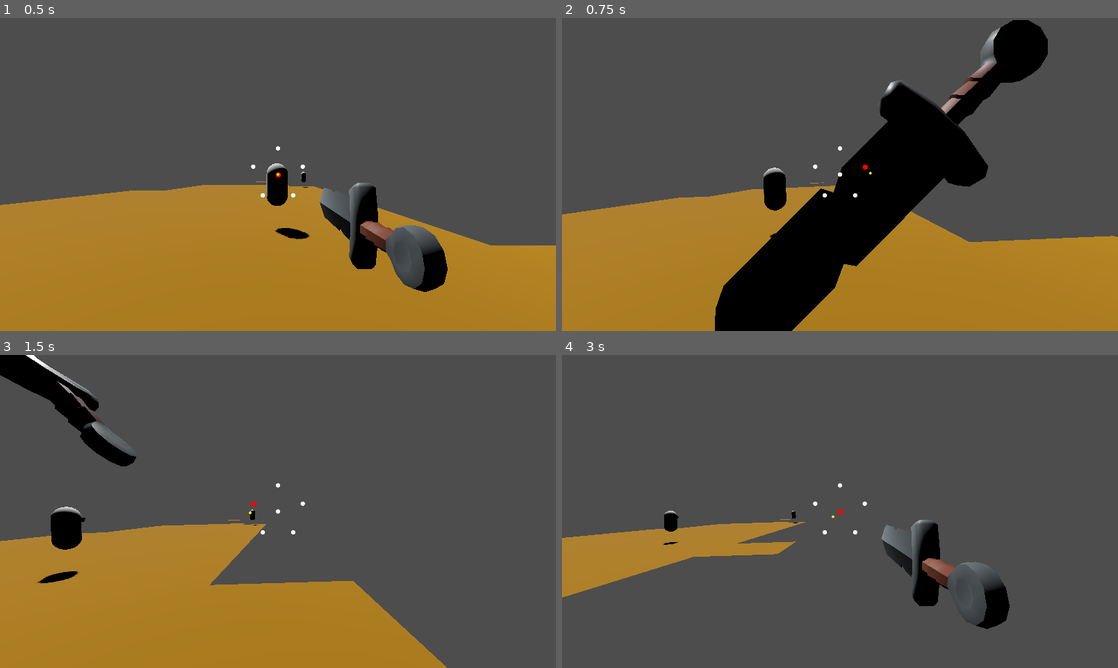
Above: before the commit, frames 1-4 (two rows, left to right).
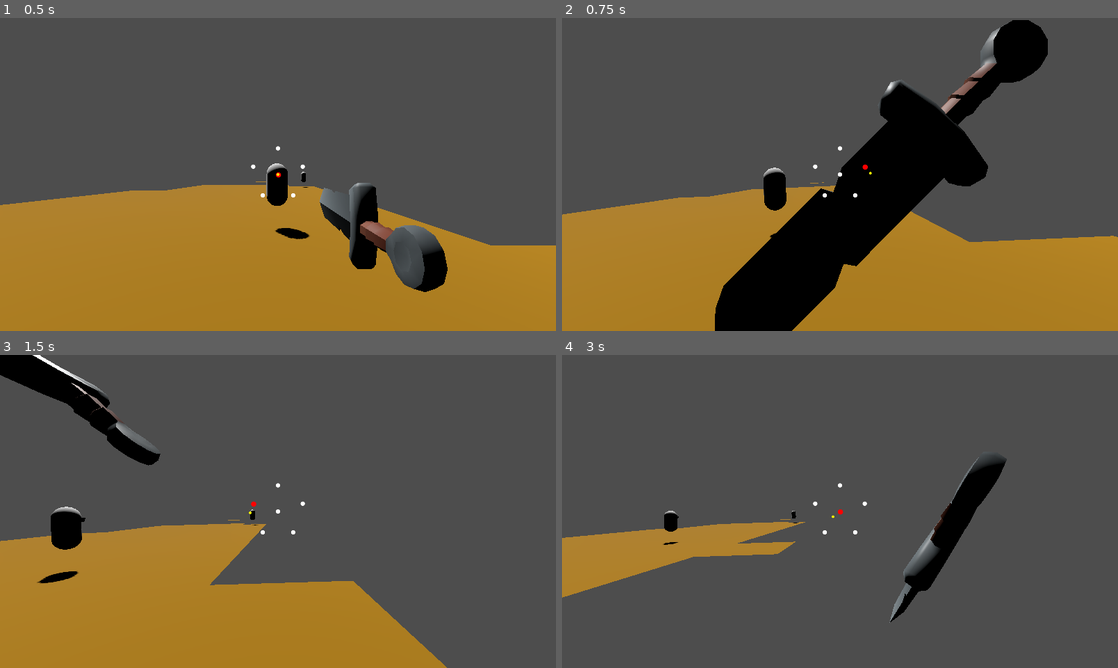
Above: after the commit, the same moments.

Repository: MendelDdS/pdc-godot
Game: Godot game, scene res://scenes/main.tscn
Same seed, same stepped clock (60 frames per second), same inputs: the game is played once before the commit and once after it.
Inputs (mouse positions are in pixels of both pictures, inside the frame that each line leads up to):
- Up to frame 1 (0.5 s): no input
- Up to frame 2 (0.75 s): tap Enter at 0.5 s; move the mouse to (867, 174) at 0.52 s; hold D (Right strafe) from 0.53 s (still down); hold Right mouse button (Item Passive) from 0.53 s (still down)
- Up to frame 3 (1.5 s): move the mouse to (250, 511) at 1.27 s; release D (Right strafe) at 1.28 s; release Right mouse button (Item Passive) at 1.28 s; hold Down (Back) from 1.28 s (still down); tap Up (Foward) at 1.35 s
- Up to frame 4 (3 s): right-click (812, 511) at 1.55 s; move the mouse to (851, 505) at 2.02 s; release Down (Back) at 2.03 s; hold Right mouse button (Item Passive) 2.03-2.78 s; hold D (Right strafe) from 2.03 s (still down); click (851, 505) at 2.1 s; move the mouse to (834, 517) at 2.77 s; right-click (834, 517) at 2.85 s

Frame 1 is identical in both runs. In frame 2, less than 0.1% of the frame differs, in the area x 27-87%, y 0-96%; in frame 3, 2.3%; in frame 4, 4.0%, in the area x 57-81%, y 32-88%.

Commit message:
fix(#0000): implement perfect defense

Diff:
--- a/scenes/actors/enemies/enemy.gd
+++ b/scenes/actors/enemies/enemy.gd
@@ -1,11 +1,12 @@
 extends CharacterBody3D
 class_name Enemy
 
-enum State { IDLE, ATTACK, DEAD }
+enum State { IDLE, ATTACK, STUNNED, DEAD }
 
 @export var attack_damage: int = 10
 @export var attack_windup: float = 0.35
 @export var attack_cooldown: float = 1.0
+@export var stun_duration: float = 1.4
 
 @onready var health_component: HealthComponent = $HealthComponent
 @onready var body: MeshInstance3D = $EnemyBody
@@ -18,6 +19,7 @@
 var base_body_color: Color = Color(1.0, 1.0, 1.0, 1.0)
 var attack_has_hit: bool = false
 var attack_target_cell: Vector2i
+var stun_timer: float = 0.0
 
 func _ready() -> void:
 	add_to_group("enemies")
@@ -45,6 +47,8 @@
 				_start_attack()
 		State.ATTACK:
 			_process_attack(delta)
+		State.STUNNED:
+			_process_stunned(delta)
 
 func _start_attack() -> void:
 	state = State.ATTACK
@@ -68,9 +72,26 @@
 		return
 
 	if player.is_blocking():
-		player.play_block_impact_feedback()
+		if player.is_perfect_blocking():
+			player.play_perfect_block_impact_feedback()
+			stun(stun_duration)
+		else:
+			player.play_block_impact_feedback()
 	else:
 		player.health_component.take_damage(attack_damage)
+
+func stun(duration: float) -> void:
+	state = State.STUNNED
+	stun_timer = duration
+	cooldown_timer = attack_cooldown
+	_play_stun_feedback()
+
+func _process_stunned(delta: float) -> void:
+	stun_timer -= delta
+	if stun_timer <= 0.0:
+		body.rotation_degrees = Vector3.ZERO
+		state = State.IDLE
+		cooldown_timer = attack_cooldown
 
 func _is_player_in_front_tile() -> bool:
 	return _get_front_cell() == _world_to_cell(player.global_position)
@@ -105,6 +126,14 @@
 	var tween := create_tween()
 	tween.tween_property(body_material, "albedo_color", base_body_color, 0.18)
 
+func _play_stun_feedback() -> void:
+	var tween := create_tween()
+	tween.set_loops(4)
+	tween.set_trans(Tween.TRANS_SINE).set_ease(Tween.EASE_IN_OUT)
+	tween.tween_property(body, "rotation_degrees", Vector3(0.0, 0.0, 7.0), 0.12)
+	tween.tween_property(body, "rotation_degrees", Vector3(0.0, 0.0, -7.0), 0.12)
+	tween.tween_property(body, "rotation_degrees", Vector3.ZERO, 0.08)
+
 func _world_to_cell(world_pos: Vector3) -> Vector2i:
 	return Vector2i(
 		floori(world_pos.x / Constants.TILE_SIZE),
--- a/scenes/actors/player/player.gd
+++ b/scenes/actors/player/player.gd
@@ -9,10 +9,14 @@
 const HEAD_BOB_AMP: float = 0.08
 const TILT_AMOUNT: float = 2.5
 const STANCE_TRANSITION_DURATION: float = 0.22
+const DEFENSE_TRANSITION_SPEED: float = 28.0
 const STANCE_ROTATE_SPEED: float = 12.0
 const STANCE_ARC_HEIGHT: float = 0.28
 const BOTTOM_CROSS_TRANSITION_DURATION: float = 0.45
 const BOTTOM_CROSS_ARC_HEIGHT: float = 0.85
+const PERFECT_BLOCK_WINDOW: float = 0.22
+const DEFENSE_READY_DISTANCE: float = 0.04
+const DEFENSE_READY_ROT_DOT: float = 0.995
 
 const SWORD_SCENE = preload("res://scenes/actors/items/simple_sword.tscn")
 const STANCES = {
@@ -49,6 +53,9 @@
 var target_stance_rot: Vector3 = STANCES[0]["rot"]
 var is_attacking: bool = false
 var is_defending: bool = false
+var block_started_msec: int = -100000
+var block_ready_msec: int = -100000
+var defense_pose_ready: bool = false
 var can_attack: bool = true
 var stance_transitioning: bool = false
 var stance_from_index: int = 0
@@ -93,13 +100,27 @@
 		_toggle_mouse_capture()
 
 func handle_combat_input() -> void:
+	if Input.is_action_just_pressed("Item Passive"):
+		block_started_msec = Time.get_ticks_msec()
+		block_ready_msec = -100000
+		defense_pose_ready = false
+
 	is_defending = Input.is_action_pressed("Item Passive")
+	if not is_defending:
+		defense_pose_ready = false
 
 	if Input.is_action_just_pressed("Item Action") and can_attack and not is_defending:
 		perform_attack()
 
 func is_blocking() -> bool:
 	return is_defending
+
+func is_perfect_blocking() -> bool:
+	if not is_defending or not defense_pose_ready:
+		return false
+
+	var elapsed := float(Time.get_ticks_msec() - block_ready_msec) / 1000.0
+	return elapsed <= PERFECT_BLOCK_WINDOW
 
 func play_block_impact_feedback() -> void:
 	var original_pos := weapon_pivot.position
@@ -122,6 +143,20 @@
 	tween.tween_property(weapon_pivot, "position", original_pos, 0.13).set_trans(Tween.TRANS_SINE).set_ease(Tween.EASE_OUT)
 	tween.parallel().tween_property(weapon_pivot, "quaternion", original_quat, 0.13).set_trans(Tween.TRANS_SINE).set_ease(Tween.EASE_OUT)
 
+func play_perfect_block_impact_feedback() -> void:
+	var original_pos := weapon_pivot.position
+	var original_quat := weapon_pivot.quaternion
+	var tween := create_tween()
+	tween.set_trans(Tween.TRANS_SINE).set_ease(Tween.EASE_IN_OUT)
+	tween.tween_property(weapon_pivot, "position", original_pos + Vector3(0.03, 0.01, 0.08), 0.025)
+	tween.parallel().tween_property(weapon_pivot, "quaternion", original_quat * _local_quat(Vector3(-4.0, 0.0, 8.0)), 0.025)
+	tween.tween_property(weapon_pivot, "position", original_pos + Vector3(-0.03, -0.01, 0.06), 0.025)
+	tween.parallel().tween_property(weapon_pivot, "quaternion", original_quat * _local_quat(Vector3(4.0, 0.0, -8.0)), 0.025)
+	tween.tween_property(weapon_pivot, "position", original_pos + Vector3(0.02, 0.02, 0.04), 0.025)
+	tween.parallel().tween_property(weapon_pivot, "quaternion", original_quat * _local_quat(Vector3(-2.0, 0.0, 5.0)), 0.025)
+	tween.tween_property(weapon_pivot, "position", original_pos, 0.06)
+	tween.parallel().tween_property(weapon_pivot, "quaternion", original_quat, 0.06)
+
 func _update_attack_recovery(delta: float) -> void:
 	if not attack_recovering:
 		return
@@ -140,6 +175,8 @@
 	if is_defending:
 		base_target_pos = DEFENSE_STANCE["pos"]
 		base_target_quat = _degrees_to_quat(DEFENSE_STANCE["rot"])
+		if stance_transitioning:
+			stance_transitioning = false
 
 	if stance_transitioning:
 		var is_arc := _is_bottom_cross_transition(stance_from_index, stance_to_index) and not is_defending
@@ -167,12 +204,19 @@
 		if progress >= 1.0:
 			stance_transitioning = false
 	else:
-		weapon_pivot.position = weapon_pivot.position.lerp(base_target_pos, clampf(delta * STANCE_ROTATE_SPEED, 0.0, 1.0))
+		var rotate_speed := DEFENSE_TRANSITION_SPEED if is_defending else STANCE_ROTATE_SPEED
+		weapon_pivot.position = weapon_pivot.position.lerp(base_target_pos, clampf(delta * rotate_speed, 0.0, 1.0))
 		weapon_pivot.quaternion = _slerp_short(
 			weapon_pivot.quaternion,
 			base_target_quat,
-			clampf(delta * STANCE_ROTATE_SPEED, 0.0, 1.0)
+			clampf(delta * rotate_speed, 0.0, 1.0)
 		)
+		if is_defending and not defense_pose_ready:
+			var position_ready := weapon_pivot.position.distance_to(base_target_pos) <= DEFENSE_READY_DISTANCE
+			var rotation_ready := absf(weapon_pivot.quaternion.dot(base_target_quat)) >= DEFENSE_READY_ROT_DOT
+			if position_ready and rotation_ready:
+				defense_pose_ready = true
+				block_ready_msec = Time.get_ticks_msec()
 
 func perform_attack() -> void:
 	if is_attacking or not can_attack:
